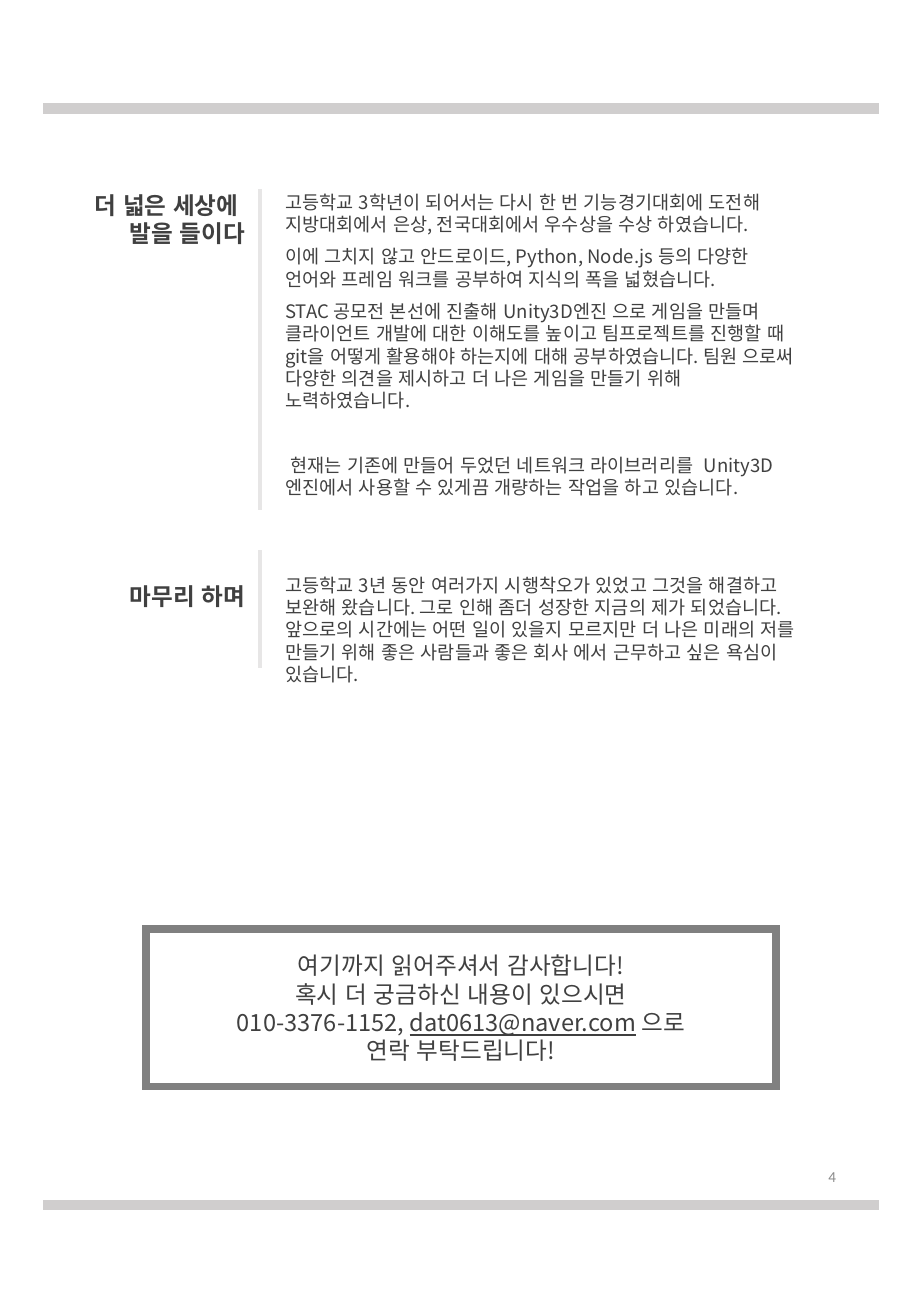
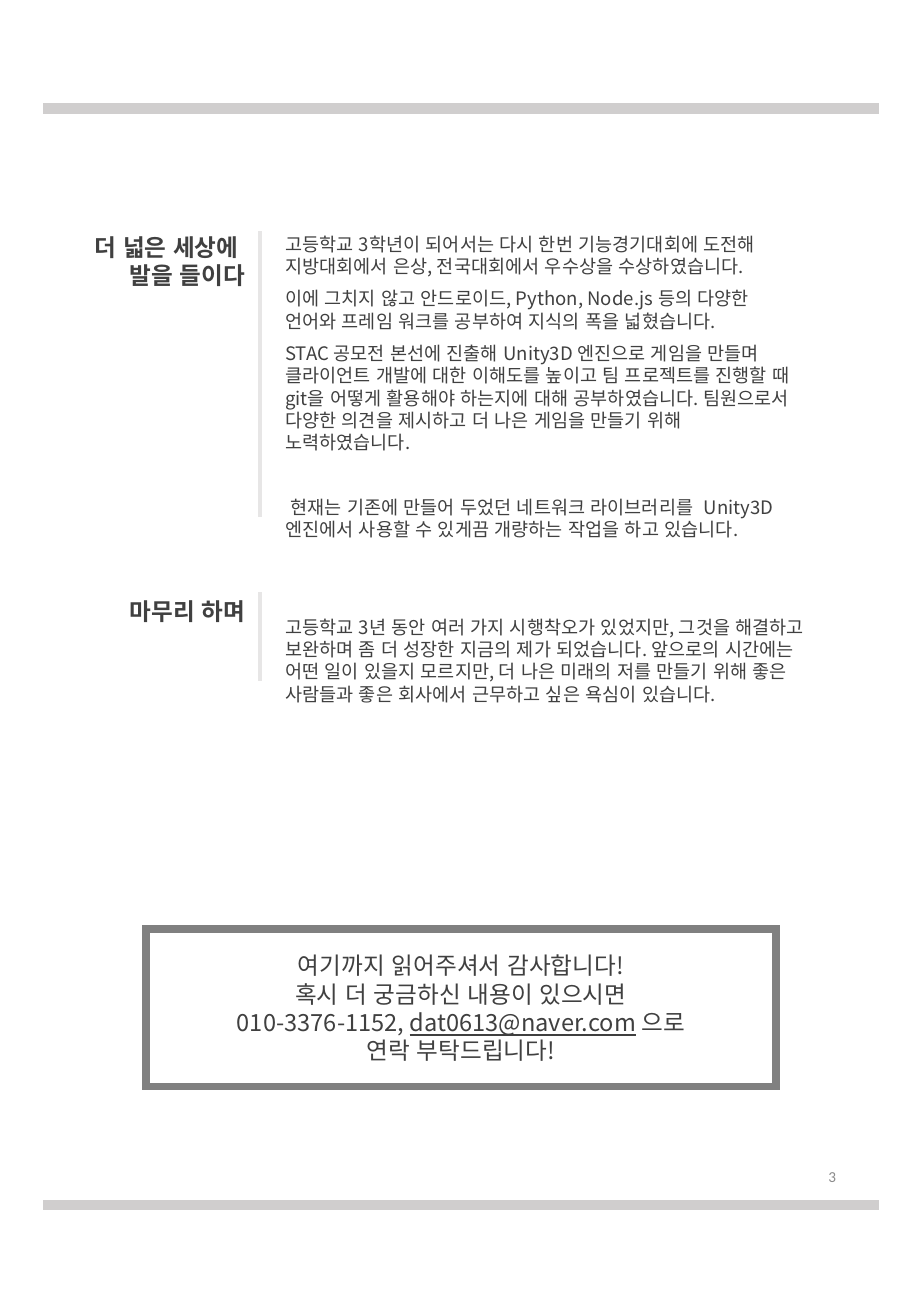
Before and after one commit to dat0613/Portfolio, a slide deck: slide 3 of 이력서.pptx (slide 4 before the commit). Drawn at 911x1316 pixels with LibreOffice and Linux fonts; fonts in the diff are those of the drawing. Boxes give left, top, right and bottom in pixels: in the first picture for what was removed or moved away, otherwise in the second. Text is boxed around its words. In the diff, an @@ line names an element or a change of style, - is before the commit and + after.

```diff
--- a/이력서.pptx
+++ b/이력서.pptx
@@ text "더 넓은 세상에": place and size @@
-text "더 넓은 세상에" at (95, 194, 245, 244)
+text "더 넓은 세상에" at (95, 236, 245, 286)
@@ rectangle: place and size @@
-rectangle at (257, 188, 263, 511)
+rectangle at (258, 230, 264, 517)
@@ text "고등학교 3학년이 되어서는 다시 한번 ...": place and size @@
-text "고등학교 3학년이 되어서는 다시 한번 ..." at (285, 193, 795, 661)
+text "고등학교 3학년이 되어서는 다시 한번 ..." at (285, 235, 804, 703)
@@ text at (285, 235, 754, 277): spaces changed @@
-고등학교 3학년이 되어서는 다시 한 번 기능경기대회에 도전해 지방대회에서 은상, 전국대회에서 우수상을 수상 하였습니다.
+고등학교 3학년이 되어서는 다시 한번 기능경기대회에 도전해 지방대회에서 은상, 전국대회에서 우수상을 수상하였습니다.
@@ text at (285, 344, 789, 451): text changed @@
-STAC 공모전 본선에 진출해 Unity3D엔진 으로 게임을 만들며 클라이언트 개발에 대한 이해도를 높이고 팀프로젝트를 진행할 때 git을 어떻게 활용해야 하는지에 대해 공부하였습니다. 팀원 으로써 다양한 의견을 제시하고 더 나은 게임을 만들기 위해 노력하였습니다.
+STAC 공모전 본선에 진출해 Unity3D 엔진으로 게임을 만들며 클라이언트 개발에 대한 이해도를 높이고 팀 프로젝트를 진행할 때 git을 어떻게 활용해야 하는지에 대해 공부하였습니다. 팀원으로서 다양한 의견을 제시하고 더 나은 게임을 만들기 위해 노력하였습니다.
@@ text "마무리 하며": place and size @@
-text "마무리 하며" at (130, 585, 246, 607)
+text "마무리 하며" at (130, 600, 246, 622)
@@ rectangle: place and size @@
-rectangle at (258, 549, 264, 669)
+rectangle at (258, 590, 264, 681)
@@ text at (285, 618, 804, 703): text changed @@
-고등학교 3년 동안 여러가지 시행착오가 있었고 그것을 해결하고 보완해 왔습니다. 그로 인해 좀더 성장한 지금의 제가 되었습니다. 앞으로의 시간에는 어떤 일이 있을지 모르지만 더 나은 미래의 저를 만들기 위해 좋은 사람들과 좋은 회사 에서 근무하고 싶은 욕심이 있습니다.
+고등학교 3년 동안 여러 가지 시행착오가 있었지만, 그것을 해결하고 보완하며 좀 더 성장한 지금의 제가 되었습니다. 앞으로의 시간에는 어떤 일이 있을지 모르지만, 더 나은 미래의 저를 만들기 위해 좋은 사람들과 좋은 회사에서 근무하고 싶은 욕심이 있습니다.
@@ page number at (828, 1172, 836, 1182): text changed @@
-4
+3
```
Also in this commit, not shown: 2 other slides changed, 1 slide removed, 1 other file.
